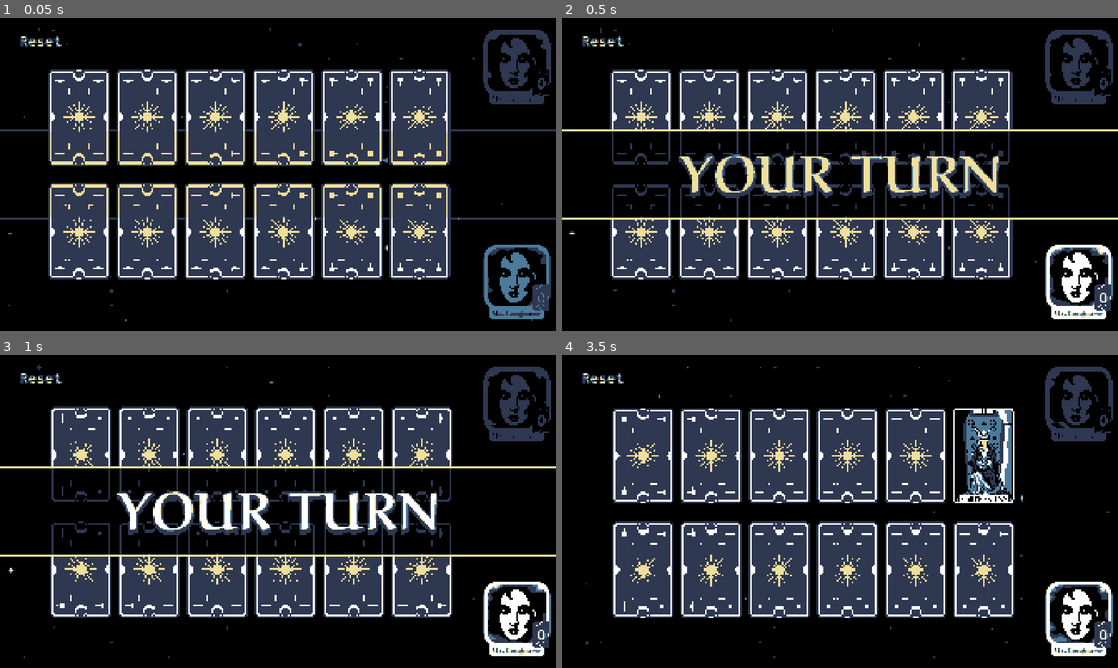
Above: before the commit, frames 1-4 (two rows, left to right).
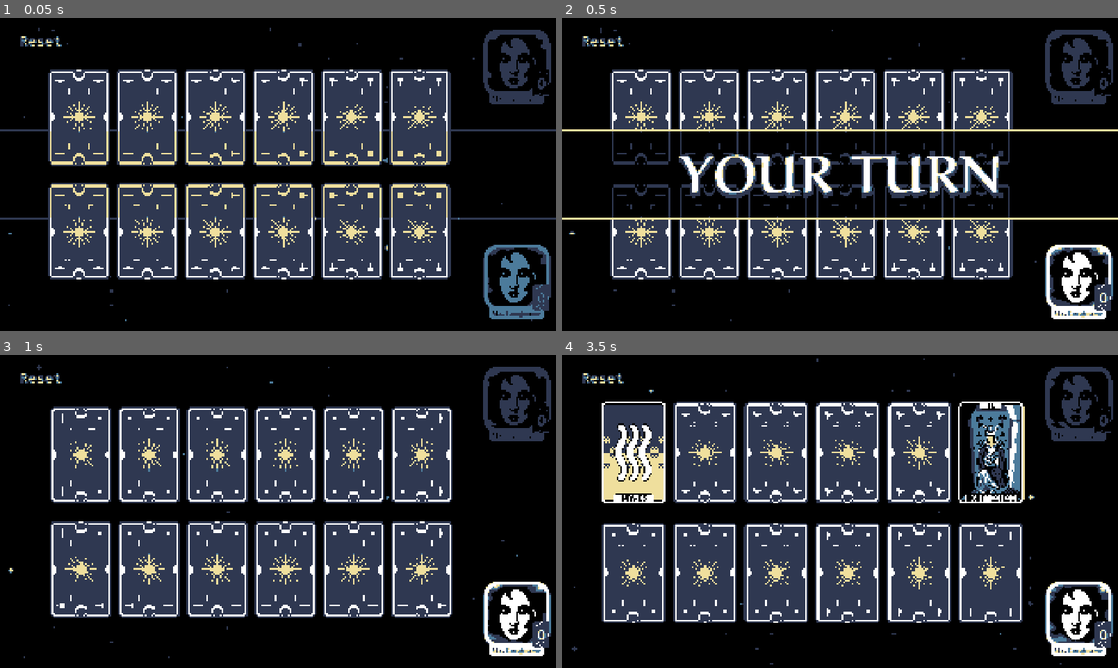
Above: after the commit, the same moments.

Repository: Raisinaut/summer-slow-jam-2026
Game: Godot game, scene res://gameplay/levels/level.tscn
Same seed, same stepped clock (60 frames per second), same inputs: the game is played once before the commit and once after it.
Inputs (mouse positions are in pixels of both pictures, inside the frame that each line leads up to):
- Up to frame 1 (0.05 s): no input
- Up to frame 2 (0.5 s): no input
- Up to frame 3 (1 s): click (77, 455) at 0.52 s
- Up to frame 4 (3.5 s): click (645, 455) at 1.27 s; click (645, 455) at 2.02 s; move the mouse to (962, 495) at 2.77 s; click (962, 495) at 2.92 s

Frame 1 is identical in both runs. In frame 2, 2.5% of the frame differs, in the area x 21-79%, y 43-58%; in frame 3, 17%; in frame 4, 20%, in the area x 1-99%, y 1-99%.

Commit message:
Turn messages can be skipped

Diff:
--- a/automatic_card_swap_idea/godot/gameplay/card_grid/card_grid.gd
+++ b/automatic_card_swap_idea/godot/gameplay/card_grid/card_grid.gd
@@ -26,6 +26,9 @@
 var first_card : Card = null
 var second_card : Card = null
 
+var correct_pause_duation : float = 0.5
+var incorrect_pause_duration : float = 0.7
+var card_flip_interval : float = 0.2
 
 func _ready() -> void:
 	if Engine.is_editor_hint():
@@ -106,12 +109,12 @@
 	var correct : bool = card1.data.front == card2.data.front
 	match_started.emit(correct)
 	if correct:
-		await get_tree().create_timer(0.5).timeout
+		await get_tree().create_timer(correct_pause_duation).timeout
 		#correct_match()
 		AudioManager.play_match_effect()
 		await correct_match()
 	else:
-		await get_tree().create_timer(0.5).timeout
+		await get_tree().create_timer(incorrect_pause_duration).timeout
 		#incorrect_match()
 		await incorrect_match()
 	match_finished.emit(correct)
@@ -149,7 +152,7 @@
 	await get_tree().create_timer(0.5).timeout
 	# flip back over
 	_first_card.flip()
-	await get_tree().create_timer(0.2).timeout
+	await get_tree().create_timer(card_flip_interval).timeout
 	_second_card.flip()
 	await _second_card.ended_flip
 
--- a/automatic_card_swap_idea/godot/gameplay/interface/message_display.gd
+++ b/automatic_card_swap_idea/godot/gameplay/interface/message_display.gd
@@ -2,14 +2,16 @@
 
 @onready var message_label: Label = %MessageLabel
 
-var fade_time: float = 0.3
+var fade_time: float = 0.5
 var pause_time: float = 1.0
 var fade_tween : Tween = null
+var fade_duration_timer : SceneTreeTimer = null
+
+var fade_skipped : bool = false
 
 func _ready() -> void:
 	modulate.a = 0
 	message_label.modulate.a = 0
-	animate_fade()
 
 func display_message(text : String, force_uppercase := false) -> Tween:
 	if force_uppercase:
@@ -17,19 +19,46 @@
 	message_label.text = text
 	return animate_fade()
 
+func _input(event: InputEvent) -> void:
+	if event is InputEventMouseButton:
+		if event.is_pressed() and not event.is_echo():
+			if is_fading():
+				skip_fade()
+
+## Step ahead to the fade out portion of the fade animation
+func skip_fade() -> void:
+	var total_fade_time = (fade_time * 2) + pause_time
+	var fade_out_point = total_fade_time - fade_time
+	var fade_progress = total_fade_time - fade_duration_timer.time_left
+	var skip_amount = max(0, fade_out_point - fade_progress)
+	fade_tween.custom_step(skip_amount)
+
 func animate_fade() -> Tween:
 	visible = true
+	start_fade_duration_timer()
 	if fade_tween: fade_tween.kill()
 	fade_tween = create_tween()
+	fade_tween.finished.connect(_on_fade_tween_finished)
 	# show main control
-	fade_tween.tween_property(self, "modulate:a", 1.0, fade_time)
+	fade_tween.tween_property(self, "modulate:a", 1.0, fade_time * 0.5)
 	# show text
-	fade_tween.tween_property(message_label, "modulate:a", 1.0, fade_time)
+	fade_tween.tween_property(message_label, "modulate:a", 1.0, fade_time * 0.5)
+	# pause
 	fade_tween.tween_interval(pause_time)
-	fade_tween.tween_property(message_label, "modulate:a", 0.0, fade_time)
-	fade_tween.tween_property(self, "modulate:a", 0.0, fade_time)
-	fade_tween.finished.connect(_on_fade_tween_finished)
+	# hide text
+	fade_tween.tween_property(message_label, "modulate:a", 0.0, fade_time * 0.5)
+	# hide main control
+	fade_tween.tween_property(self, "modulate:a", 0.0, fade_time * 0.5)
 	return fade_tween
 
+func is_fading() -> bool:
+	return fade_tween and fade_tween.is_running()
+
+func start_fade_duration_timer() -> void:
+	var fade_animation_duration = fade_time * 2 + pause_time
+	fade_duration_timer = get_tree().create_timer(fade_animation_duration)
+
+
+# SIGNALS ----------------------------------------------------------------------
 func _on_fade_tween_finished() -> void:
 	visible = false
--- a/automatic_card_swap_idea/godot/gameplay/levels/level.gd
+++ b/automatic_card_swap_idea/godot/gameplay/levels/level.gd
@@ -54,5 +54,5 @@
 		await message_display.display_message("OPPONENT TURN").finished
 
 	if not is_user_turn:
-		await get_tree().create_timer(0.5).timeout
+		await get_tree().create_timer(0.3).timeout
 		opponent.play()
--- a/automatic_card_swap_idea/godot/gameplay/opponent/opponent.gd
+++ b/automatic_card_swap_idea/godot/gameplay/opponent/opponent.gd
@@ -4,7 +4,7 @@
 @export var display_name : String
 @export var portrait_texture : Texture
 @export var card_grid : CardGrid
-@export var max_memory_size : int = 3
+@export var max_memory_size : int = 4
 @export var memory_turn_lifetime: int = 2
 
 var can_play : bool = false
--- a/automatic_card_swap_idea/godot/project.godot
+++ b/automatic_card_swap_idea/godot/project.godot
@@ -33,7 +33,7 @@
 
 [editor_plugins]
 
-enabled=PackedStringArray("res://addons/replay_recorder/plugin.cfg", "res://addons/screenshot_tool/plugin.cfg")
+enabled=PackedStringArray("res://addons/screenshot_tool/plugin.cfg")
 
 [physics]
 
